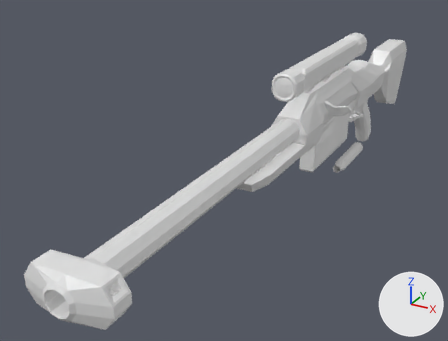
Two versions of the Blender file Assets/weapons/sniper/sniper.blend, one commit apart.
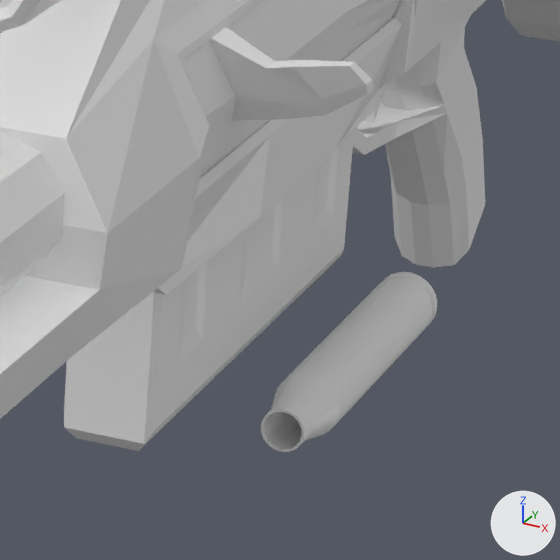
Each version is shown whole from a 50 mm camera at (15.4, -56.0, 16.8) aimed at (-4.7, -19.3, -1.6), then close up on the part from 64% to 86% of the width and 28% to 56% of the height. Every picture has the same lights, and +X, +Y and +Z are marked at lower right.
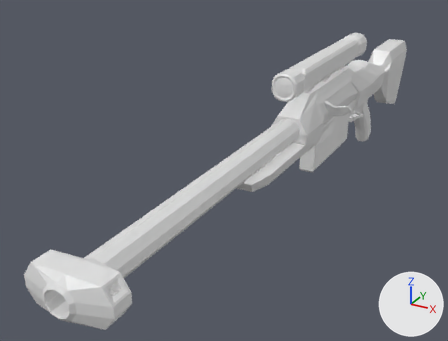
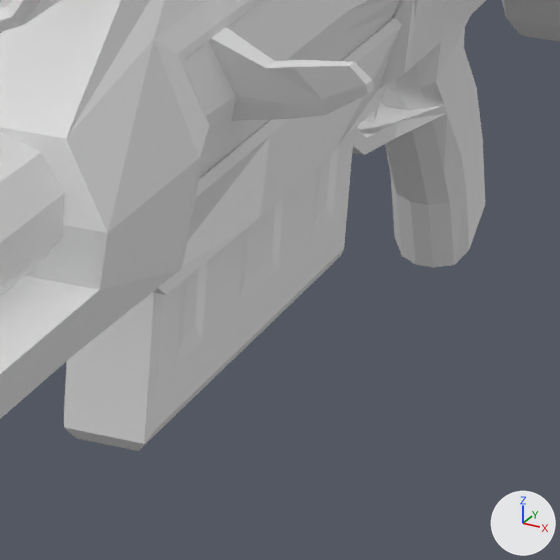
Changed parts and their boxes [x1, y1, x2, y2] in the close-ups (560 x 560 px):
'Cylinder.001', moved (not visible afterwards)
    before: [261, 272, 437, 452]

Patch to the scene script:
```diff
--- a/Assets/weapons/sniper/sniper.blend.py
+++ b/Assets/weapons/sniper/sniper.blend.py
@@ ob_cylinder_001 @@
 ob_cylinder_001 = bpy.data.objects.new('Cylinder.001', me_cylinder_001)
-ob_cylinder_001.location = (1.67, -10.94, -2.64)
+ob_cylinder_001.location = (0.0, -14.37, 2.18)
 ob_cylinder_001.rotation_euler = (1.571, 0.0, 0.0)  # degrees (90, 0, 0)
```
